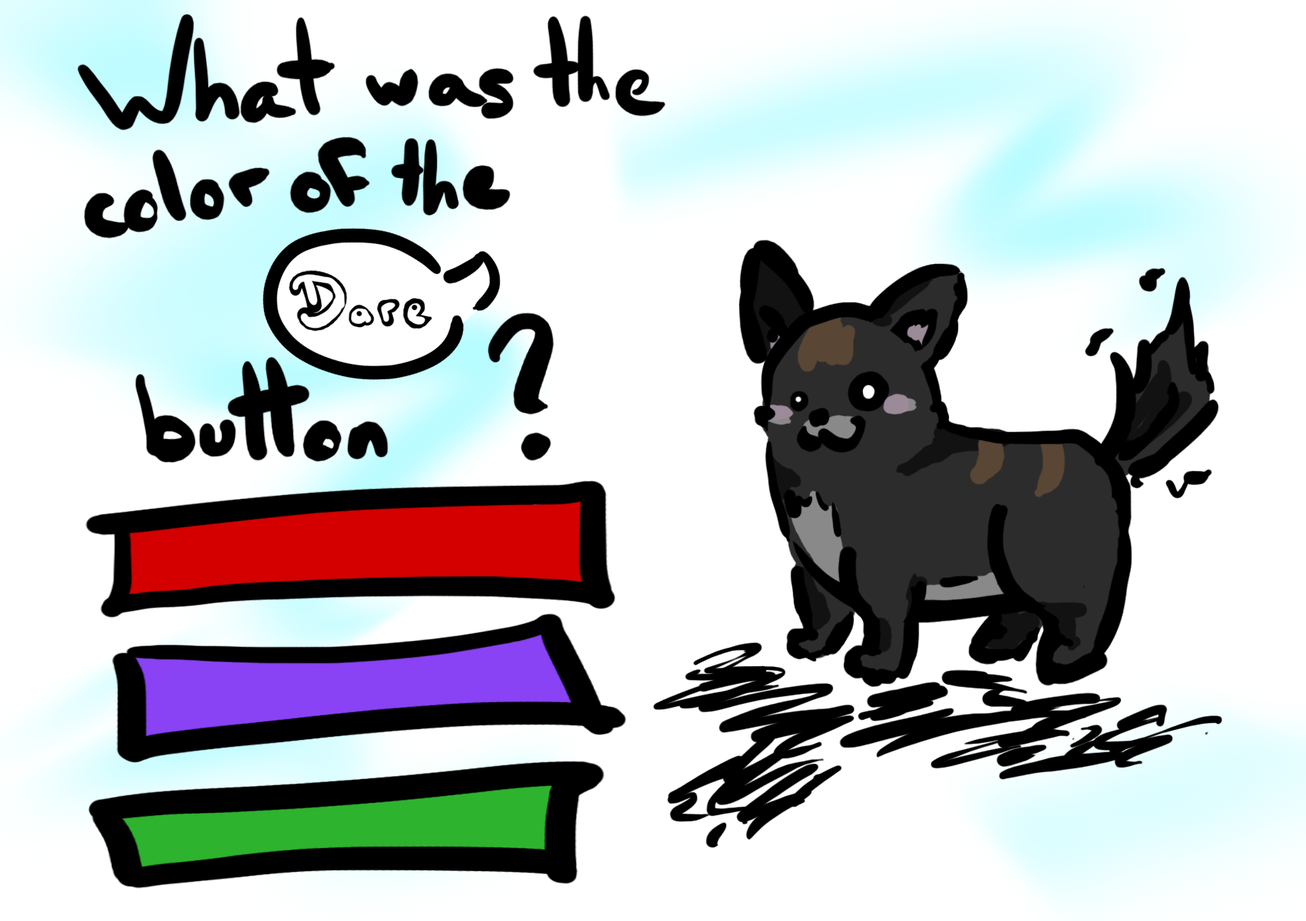
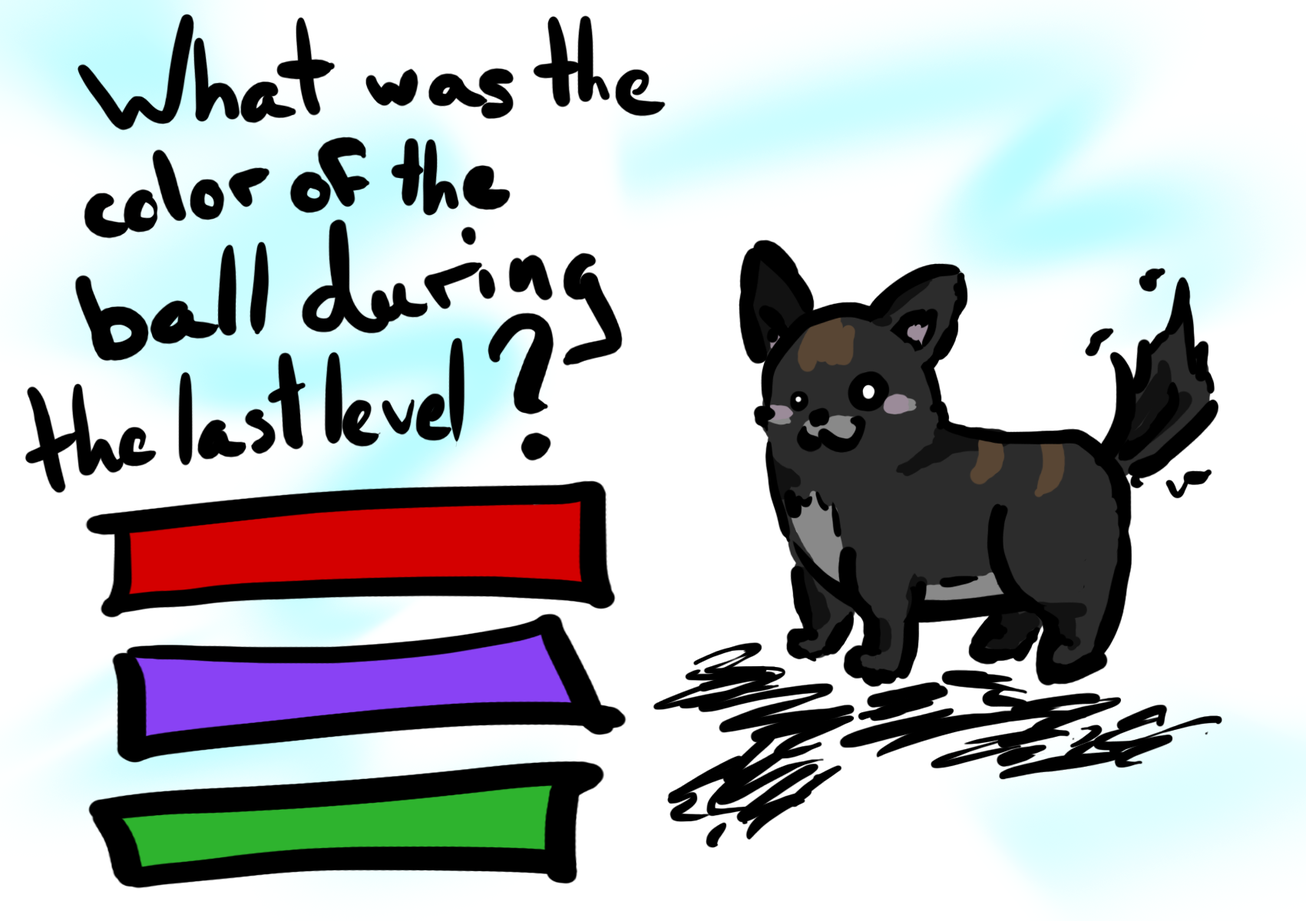
Revision of a layered 1306x921 image; what changed, layer by layer:
hid "Dare bubble" over [262, 228, 501, 381]
hid "dare text" over [288, 270, 433, 332]
hid "bg" (1st of 7) over [275, 238, 494, 375]
painted on "Question" over [24, 218, 624, 494]
